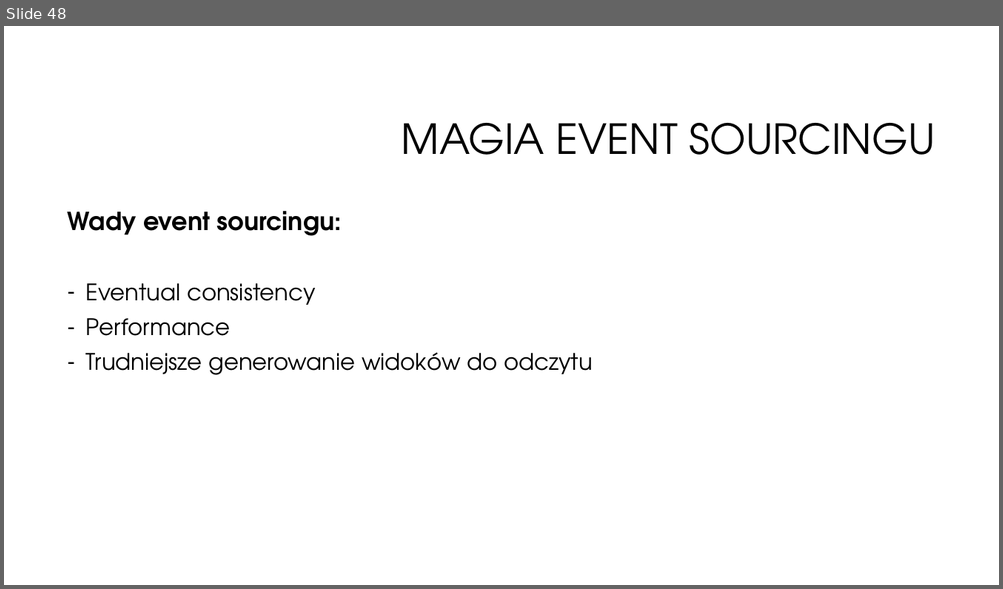
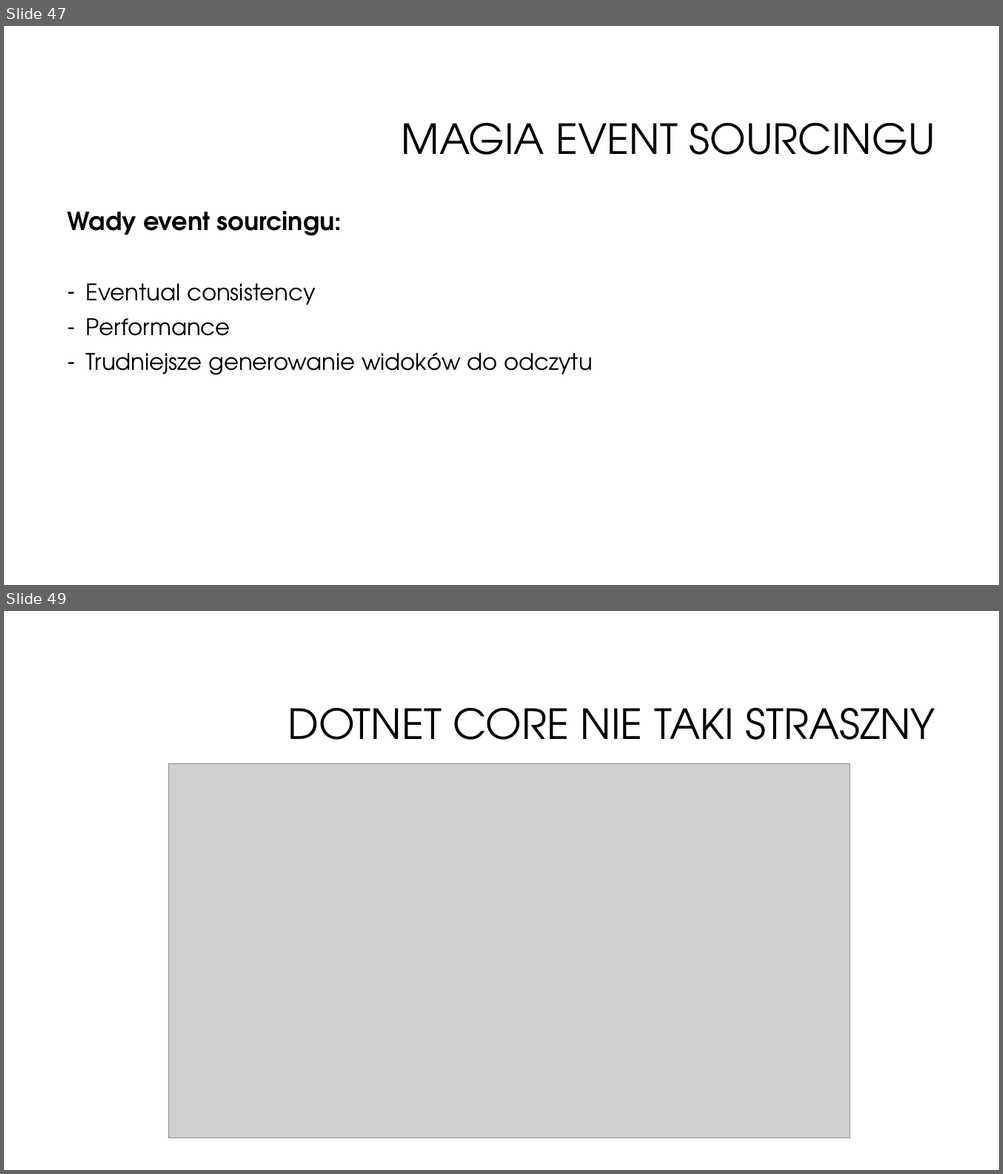
Before and after one commit to oskardudycz/EventSourcing.NetCore, a slide deck: Slides.pptx. Shown one above the other, each under a label of ours: slide 48 before the commit, slides 47 and 49 after it; the slides between them are not shown. The pictures are 1003x589 and 1003x1174 pixels, drawn with LibreOffice and Linux fonts; fonts in the diff are those of the drawing; grey boxes stand for pictures; background and template pictures are left out. Boxes give left, top, right and bottom in pixels: in the first picture for what was removed or moved away, otherwise in the second. Text is boxed around its words. In the diff, an @@ line names an element or a change of style, - is before the commit and + after.

```diff
--- a/Slides.pptx
+++ b/Slides.pptx
@@ slide 49 added at <box>4,611,999,1170</box>, background #FFFFFF @@
@@ title added at <box>288,708,935,740</box>, 40 pt, text #000000 @@
+DOTNET CORE NIE TAKI STRASZNY
@@ picture added at <box>169,764,839,1138</box> @@
@@ picture added at <box>169,764,849,1138</box> @@
@@ what was slide 48 is now slide 47 @@
```
Also in this commit, not shown: 4 other slides added, 1 slide removed.
